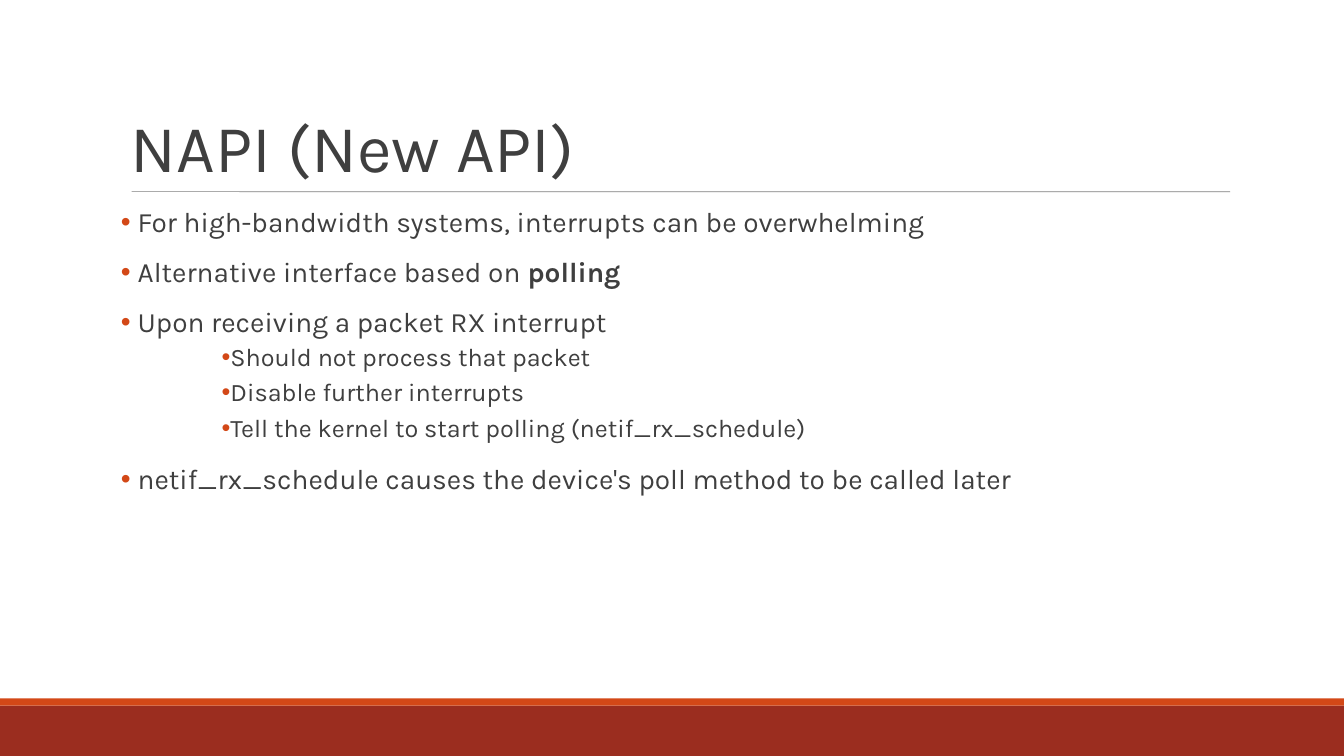
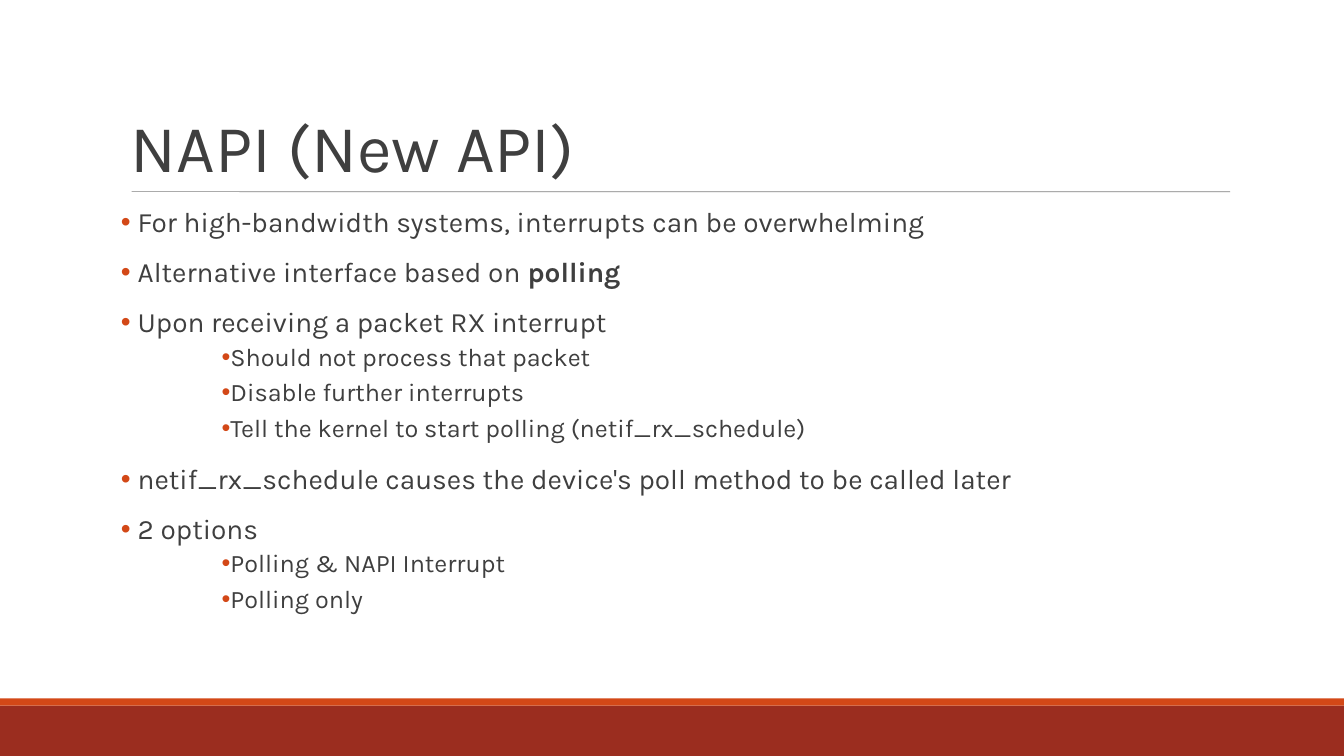
Before and after one commit to minitu/urop_priv, a slide deck: slide 2 of rckemac_linuxdep.ppt. Drawn at 1344x756 pixels with LibreOffice and Linux fonts; fonts in the diff are those of the drawing. Boxes give left, top, right and bottom in pixels: in the first picture for what was removed or moved away, otherwise in the second. Text is boxed around its words. In the diff, an @@ line names an element or a change of style, - is before the commit and + after.

```diff
--- a/rckemac_linuxdep.ppt
+++ b/rckemac_linuxdep.ppt
@@ text at (138, 520, 505, 614): paragraphs added @@
+• 2 options
+  • Polling & NAPI Interrupt
+  • Polling only
```
Also in this commit, not shown: 2 other slides changed, 1 slide added.
